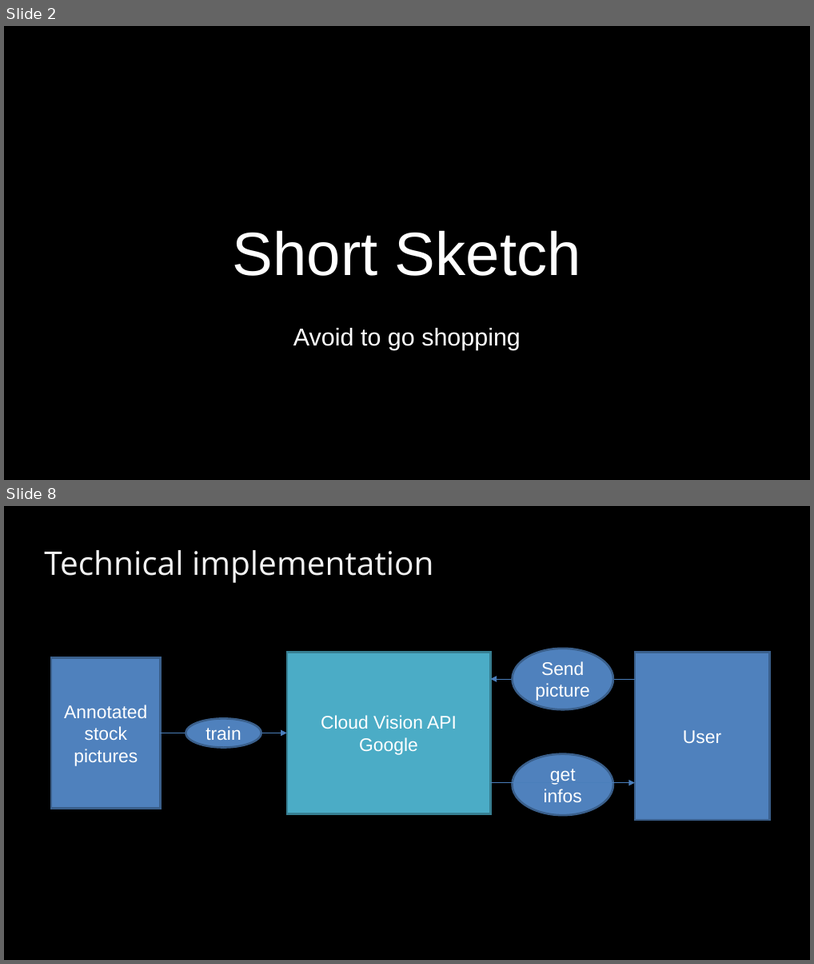
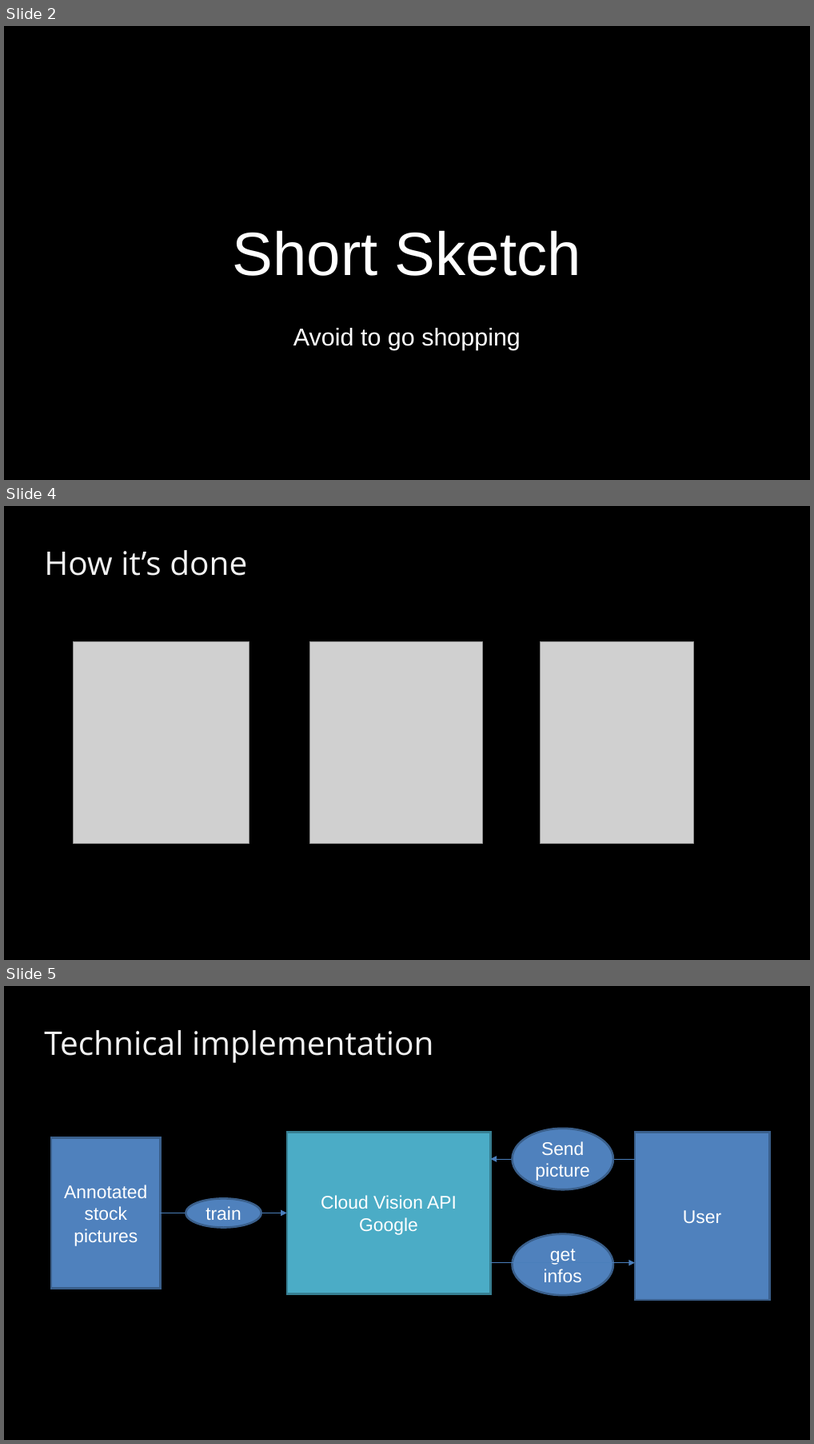
Before and after one commit to BaselHack/2021-team-5, a slide deck: presentation/presentation_v1.pptx. Shown one above the other, each under a label of ours: slides 2 and 8 before the commit, slides 2, 4 and 5 after it; the slides between them are not shown. The pictures are 814x964 and 814x1444 pixels, drawn with LibreOffice and Linux fonts; fonts in the diff are those of the drawing; grey boxes stand for pictures; background and template pictures are left out. Boxes give left, top, right and bottom in pixels: in the first picture for what was removed or moved away, otherwise in the second. Text is boxed around its words. In the diff, an @@ line names an element or a change of style, - is before the commit and + after.

```diff
--- a/presentation/presentation_v1.pptx
+++ b/presentation/presentation_v1.pptx
@@ slide 4 added at bbox=[4, 506, 810, 960], background #000000 @@
@@ text added at bbox=[44, 550, 247, 576], 32 pt, text #F2F2F2 @@
+How it’s done
@@ picture added at bbox=[74, 641, 249, 844] @@
@@ picture added at bbox=[310, 641, 482, 844] @@
@@ picture added at bbox=[540, 641, 694, 844] @@
@@ what was slide 8 is now slide 5 @@
```
Also in this commit, not shown: 1 other slide added, 3 slides removed.
